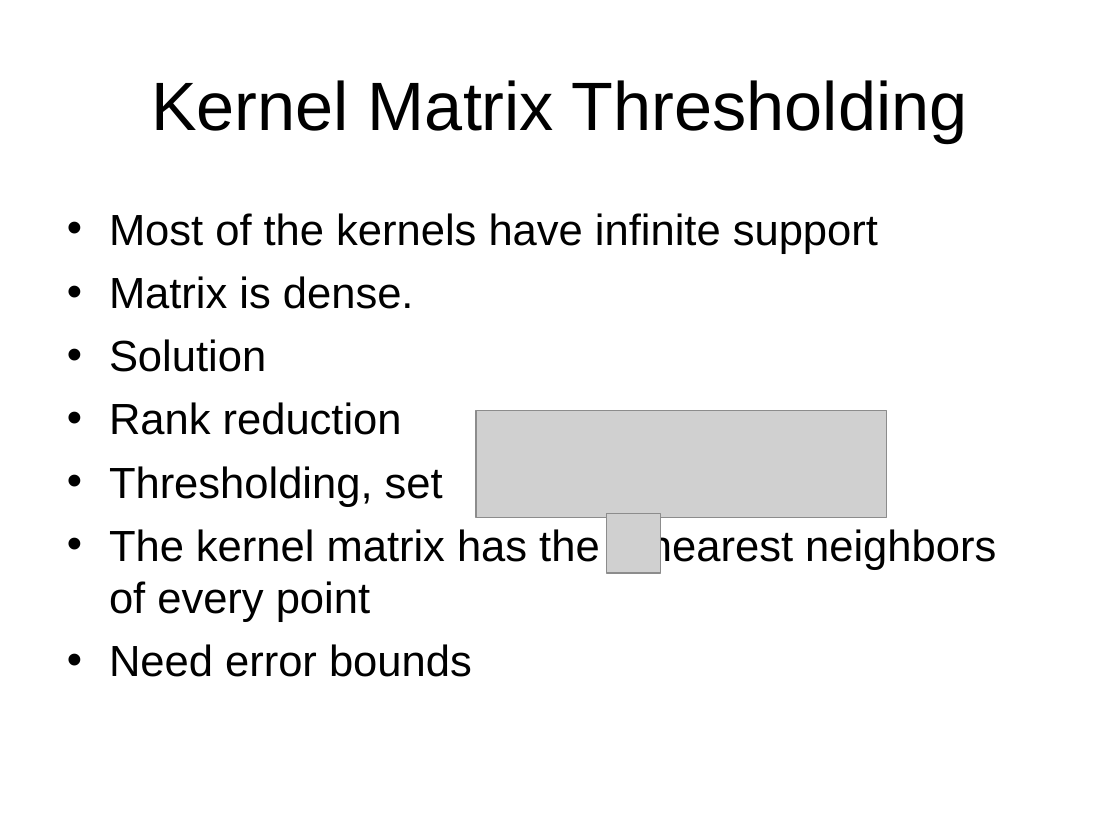
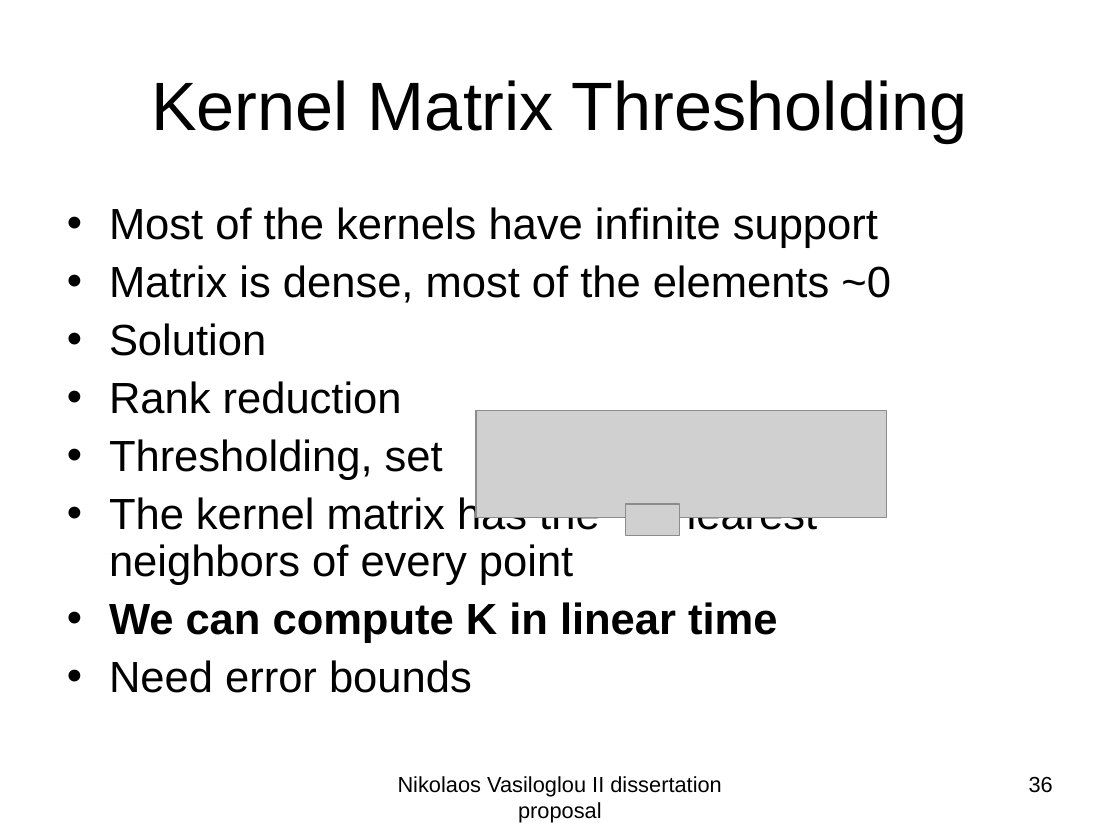
Before and after one commit to subailong/mlpack, a slide deck: slide 36 of fastlib/u/nvasil/docs/proposal/proposal.ppt (slide 31 before the commit). Drawn at 1120x840 pixels with LibreOffice and Linux fonts; fonts in the diff are those of the drawing; grey boxes stand for pictures. Boxes give left, top, right and bottom in pixels: in the first picture for what was removed or moved away, otherwise in the second. Text is boxed around its words. In the diff, an @@ line names an element or a change of style, - is before the commit and + after.

```diff
--- a/fastlib/u/nvasil/docs/proposal/proposal.ppt
+++ b/fastlib/u/nvasil/docs/proposal/proposal.ppt
@@ text at <box>109,207,878,693</box>: line spacing 1 to 0.9 @@
@@ text at <box>109,265,891,303</box>: text changed @@
-• Matrix is dense.
+• Matrix is dense, most of the elements ~0
@@ picture: place and size @@
-picture at <box>607,513,661,572</box>
+picture at <box>625,504,679,535</box>
@@ text at <box>109,602,777,643</box>: paragraph added @@
+• We can compute K in linear time
@@ text added at <box>398,776,721,823</box>, 14 pt, text #000000 @@
+Nikolaos Vasiloglou II dissertation proposal
@@ page number added at <box>1029,776,1053,793</box>, 14 pt, text #000000 @@
+36
```
Also in this commit, not shown: 30 other slides changed, 20 slides added, 5 slides removed.
